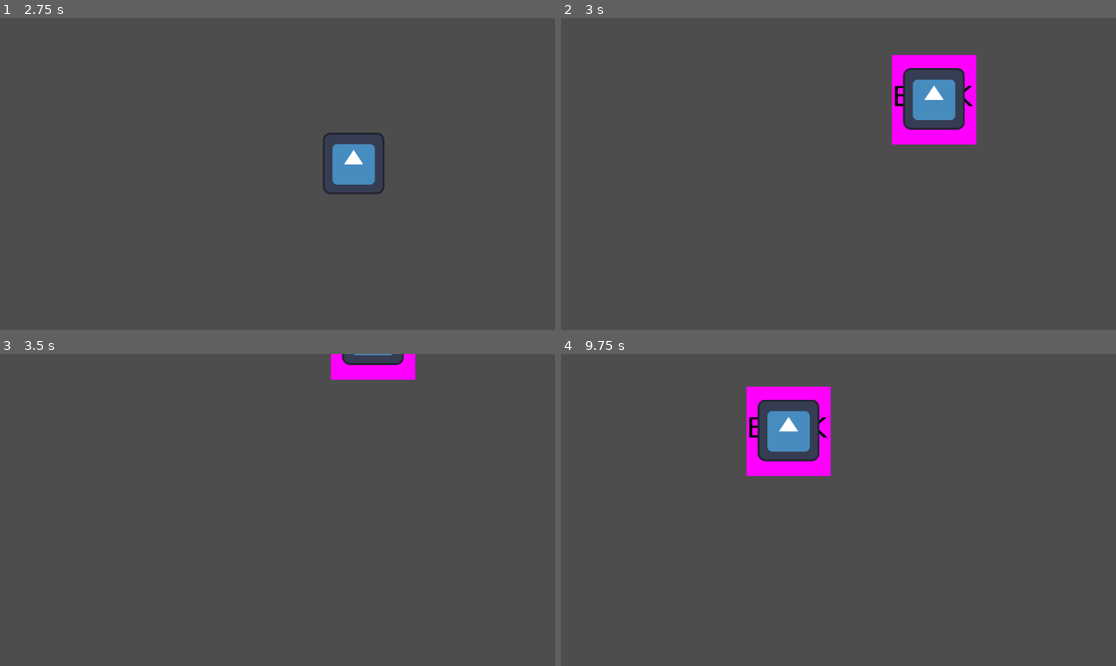
Above: before the commit, frames 1-4 (two rows, left to right).
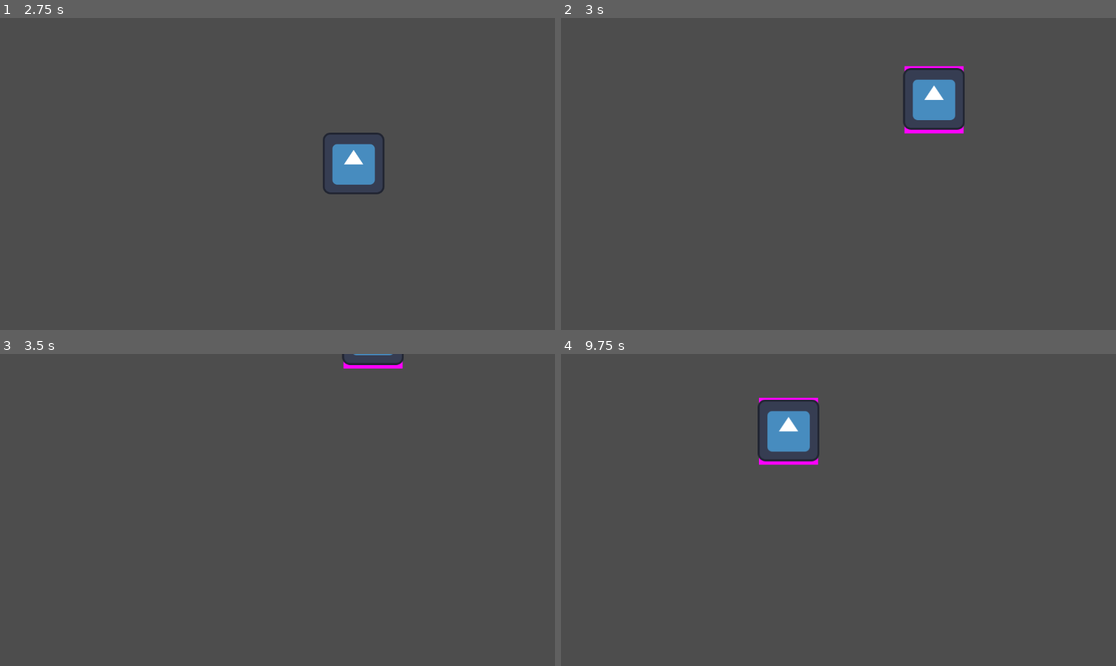
Above: after the commit, the same moments.

Repository: SilasVt/Aldgate
Game: Godot game, scene res://Assets/EarthAssets/Scenes/EarthDimension.tscn
The game is run twice, just before and just after one commit, with the same random seed, the same clock (stepped at 60 frames per second) and the same inputs. The engine's default icon, where the game draws it, is replaced by a stand-in: a white triangle on a blue panel in a dark square.
Inputs (mouse positions are in pixels of both pictures, inside the frame that each line leads up to):
- Up to frame 1 (2.75 s): tap Enter at 0.5 s; move the mouse to (399, 158) at 0.52 s; hold Right (move_right) 0.53-1.28 s; hold Alt (shield_action) 0.53-1.28 s; right-click (399, 158) at 0.8 s; move the mouse to (166, 189) at 1.27 s; hold S (move_down) 1.28-2.03 s; right-click (166, 189) at 1.35 s; tap Alt (shield_action) at 1.55 s; move the mouse to (333, 105) at 2.02 s; hold Right (move_right) from 2.03 s (still down); hold Ctrl (move_fast) from 2.03 s (still down); right-click (333, 105) at 2.3 s
- Up to frame 2 (3 s): move the mouse to (810, 236) at 2.77 s; release Right (move_right) at 2.78 s; release Ctrl (move_fast) at 2.78 s; hold W (move_up) from 2.78 s (still down); tap 1 (shield_1) at 2.85 s
- Up to frame 3 (3.5 s): keep holding W (move_up); tap Alt (shield_action) at 3.05 s
- Up to frame 4 (9.75 s): move the mouse to (1005, 556) at 3.52 s; release W (move_up) at 3.53 s; hold Left (move_left) 3.53-5.03 s; tap 2 (shield_2) at 3.6 s; right-click (1005, 556) at 3.8 s; tap Space at 4.25, 8 s; move the mouse to (672, 463) at 4.27 s; tap 3 (shield_3) at 4.35 s; tap Alt (shield_action) at 4.55, 5.85, 7.35, 9.05 s; tap Enter at 5 s; move the mouse to (866, 510) at 5.02 s; hold S (move_down) 5.03-5.78 s; tap 4 (shield_4) at 5.1 s; right-click (866, 510) at 5.3 s; move the mouse to (755, 432) at 5.77 s; hold Right (move_right) 5.78-6.53 s; move the mouse to (960, 494) at 6.52 s; hold W (move_up) 6.53-7.28 s; right-click (960, 494) at 6.6 s; move the mouse to (727, 525) at 7.27 s; hold Right (move_right) 7.28-8.03 s; move the mouse to (894, 441) at 8.02 s; hold S (move_down) 8.03-8.78 s; right-click (894, 441) at 8.1 s; move the mouse to (810, 572) at 8.77 s; hold Left (move_left) 8.78-9.53 s; tap Ctrl (move_fast) at 8.85 s; move the mouse to (1005, 556) at 9.52 s; hold W (move_up) from 9.53 s (still down); tap 1 (shield_1) at 9.6 s

Frame 1 is identical in both runs. In frame 2, 2.1% of the frame differs, in the area x 59-75%, y 11-41%; in frame 3, 0.8%; in frame 4, 2.0%.

Commit message:
Refactor Shield activity. Offloading more shield action to shield code

Diff:
--- a/Assets/Code/Scripts/indigo_player_collision.gd
+++ b/Assets/Code/Scripts/indigo_player_collision.gd
@@ -47,14 +47,14 @@
 		death_sound.play()
 
 func _ready():
-	print ("Set Shield")
-	fire_shield.set_direction(Vector2 (0,0))
+	pass
+	#print ("Set Shield")
+	#fire_shield.set_direction(Vector2 (0,0))
 
 func _process(_delta):
 
+	#1 for fire, 2 for water, 3 for earth, 4 for wind
 	shield_select = Vector2(Input.get_axis("shield_1", "shield_2"), Input.get_axis("shield_3", "shield_4")).normalized()
-
-
 	match shield_select:
 		Vector2(-1, 0):
 			equipped_shield_element = "FIRE"
@@ -74,34 +74,17 @@
 			print("WIND")
 
 
-	#Get Directional Info for shield/weapons
+	#Get and set Directional Info for shield/weapons. Run always
 	var direction_t = Vector2(Input.get_axis("move_left", "move_right"), Input.get_axis("move_up", "move_down")).normalized()
 	if direction_t != Vector2(0, 0):
 		direction = direction_t
-
 	fire_shield.set_direction(direction)
-
-	if Input.is_action_pressed("shield_action"):
-		shield_active = true
-		match equipped_shield_element:
-			"FIRE":
-				handle_fire_shield()
-			#"water":
-			#	handle_water_state()
-			#"ice":
-			#	handle_ice_state()
-			#"wind":
-			#	handle_wind_state()
-			_:
-				print("Unmatched Shield Type")
-
-	if !Input.is_action_pressed("shield_action"):
-		shield_active = false
-		shield_elements_off()
+	#water_shield.set_direction(direction)
+	#earth_shield.set_direction(direction)
+	#wind_shield.set_direction(direction)
 
 func shield_elements_off():
 	fire_shield.set_active(false)
-	fire_shield.set_direction(direction)
 
 func handle_fire_shield():
 		fire_shield.set_active(true)
--- a/Assets/Code/Scripts/player_shield_fire.gd
+++ b/Assets/Code/Scripts/player_shield_fire.gd
@@ -9,6 +9,10 @@
 @onready var fail_sound = $ShieldArea/FailSound
 @onready var element_collision_shape = $ShieldArea/ElementCollisionShape
 @onready var animated_sprite_2d = $"."
+
+@export var scale_idle := 0.3
+@export var scale_blocking := 0.38
+@export var scale_element_active := 0.40
 
 var shield_blocking := false
 var shield_element_active := false
@@ -61,20 +65,32 @@
 	shield_area.rotation_degrees = degrees
 
 func set_active(state):
-	if shield_in_use and state:
-		cpu_particles_2d.set_emitting(state)
-		element_collision_shape.disabled = !state
-	else:
-		cpu_particles_2d.set_emitting(false)
-		element_collision_shape.disabled = true
+	pass
+
+
+
 
 
 func _process(delta):
 	if !shield_in_use:
 		print("Fire Not In Use")
 		animated_sprite_2d.set_animation("off")
+		animated_sprite_2d.set_scale(Vector2(scale_idle, scale_idle))
 		return
-	print(degrees)
+	print("shield in use")
+
+	#Set Flames on or off//Flames also Blocks automatically
+	if Input.is_action_just_pressed("shield_action") and shield_in_use:
+		cpu_particles_2d.set_emitting(true)
+		element_collision_shape.disabled = false
+		shield_blocking = true
+		animated_sprite_2d.set_scale(Vector2(scale_element_active, scale_element_active))
+
+	if Input.is_action_just_released("shield_action") and shield_in_use:
+		cpu_particles_2d.set_emitting(false)
+		element_collision_shape.disabled = true
+		shield_blocking = false
+		animated_sprite_2d.set_scale(Vector2(scale_idle, scale_idle))
 
 	if degrees < 22 or degrees > 337:
 		animated_sprite_2d.set_animation("right")
@@ -111,11 +127,15 @@
 	animated_sprite_2d.play()
 
 	if Input.is_action_just_pressed("shield_block"):
+		print("Block Start")
 		shield_blocking = true
+		animated_sprite_2d.set_scale(Vector2(scale_blocking, scale_blocking))
 		start_blocking_sound.play()
 	#animation Play blocking(degrees)
 
 	if Input.is_action_just_released("shield_block"):
+		print("Block Ended")
+		animated_sprite_2d.set_scale(Vector2(scale_idle, scale_idle))
 		shield_blocking = false
 		stop_blocking_sound.play()
 		#animation Play blocking(degrees)
